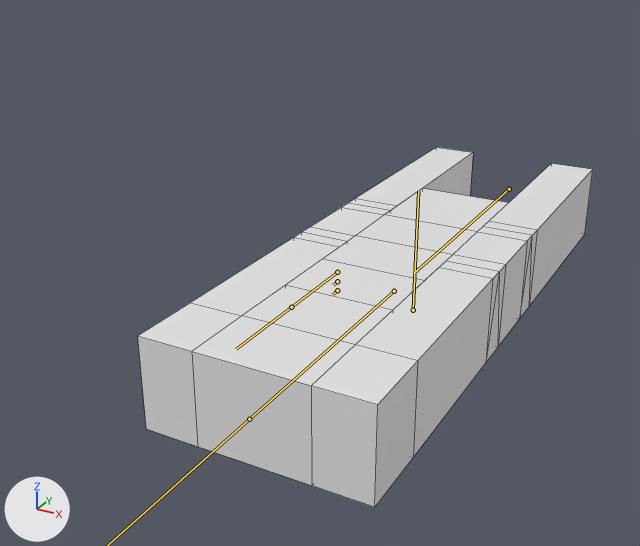
Renders of the FBX model Space Rescue/Assets/Art/Models/Companions/Gun pod.fbx from each side of a commit.
Both versions are drawn from a camera (50 mm lens) standing at (3.7, -9.08, 5.76) and looking at (-0.49, -1.47, 1.96). The lights are fixed; the arrows at lower left show +X, +Y and +Z. The bones that bend it are drawn over the model as lines. Mesh edges are drawn as thin lines.

In view in the first picture: 'Gun pod'.
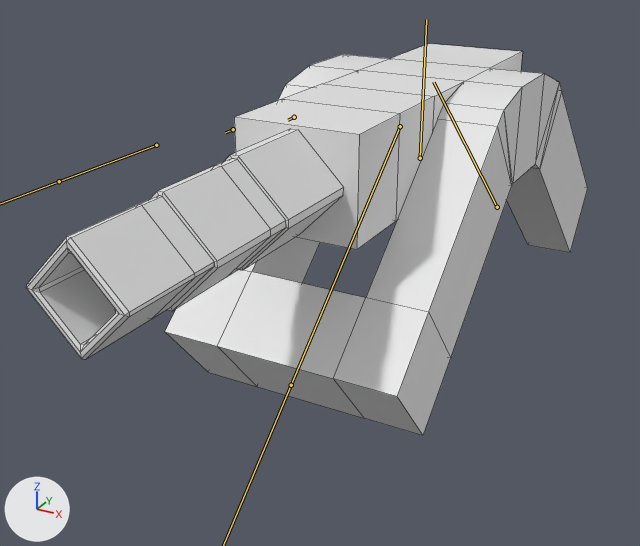
The newer file adds an action. The first version stands in its rest pose; the second is drawn at frame 1 of the action 'Gun arma|Gun.Idle.Uitgeklapt'.

Where the change shows, as pixel boxes [x1, y1, x2, y2] in the pictures (640 x 546 px):
'Gun pod', posed (23% wider, 9% taller): before [138, 147, 593, 507]; after [26, 44, 588, 436]
bone 'Back.Stand', root to tip: before (509, 189) to (413, 273); after (497, 207) to (433, 82)
bone 'Gun', root to tip: before (413, 310) to (418, 191); after (420, 158) to (426, 19)
bone 'Front.Stand', root to tip: before (394, 291) to (249, 419); after (400, 126) to (291, 385)
bone 'Outside.gun', root to tip: before (337, 290) to (332, 294); after (294, 117) to (288, 120)
bone 'Mid.gun', root to tip: before (337, 281) to (333, 285); after (233, 129) to (225, 132)
bone 'Inside.gun', root to tip: before (337, 272) to (291, 307); after (156, 145) to (59, 181)

Edits to the bpy script that builds the scene:
```text
Change bone_back_stand:
    where bone_back_stand = bpy.data.objects['Gun arma'].pose.bones['Back.Stand']
    bone_back_stand.location: (0.0, 0.0, 0.0) -> (-0.13, 0.53, 0.0)
    bone_back_stand.rotation_quaternion: (1.0, 0.0, 0.0, 0.0) -> (0.94, 0.0, 0.0, -0.342)  # degrees (0, 0, 0) -> degrees (0, 0, -40)
Change bone_gun:
    where bone_gun = bpy.data.objects['Gun arma'].pose.bones['Gun']  # child of 'Back.Stand'
    bone_gun.location: (0.0, 0.0, 0.0) -> (0.0, -0.31, -0.26)
    bone_gun.rotation_quaternion: (1.0, 0.0, 0.0, 0.0) -> (0.94, 0.342, 0.0, 0.0)  # degrees (0, 0, 0) -> degrees (40, 0, 0)
Change bone_front_stand:
    where bone_front_stand = bpy.data.objects['Gun arma'].pose.bones['Front.Stand']  # child of 'Gun'
    bone_front_stand.rotation_quaternion: (1.0, 0.0, 0.0, 0.0) -> (0.94, 0.342, 0.0, 0.0)  # degrees (0, 0, 0) -> degrees (40, 0, 0)
Change bone_outside_gun:
    where bone_outside_gun = bpy.data.objects['Gun arma'].pose.bones['Outside.gun']  # child of 'Gun'
    bone_outside_gun.location: (0.0, 0.0, 0.0) -> (0.0, 0.81, 0.0)
Change bone_mid_gun:
    where bone_mid_gun = bpy.data.objects['Gun arma'].pose.bones['Mid.gun']  # child of 'Outside.gun'
    bone_mid_gun.location: (0.0, 0.0, 0.0) -> (0.0, 0.9, 0.0)
Change bone_inside_gun:
    where bone_inside_gun = bpy.data.objects['Gun arma'].pose.bones['Inside.gun']  # child of 'Mid.gun'
    bone_inside_gun.location: (0.0, 0.0, 0.0) -> (0.0, 0.9, 0.0)
```
